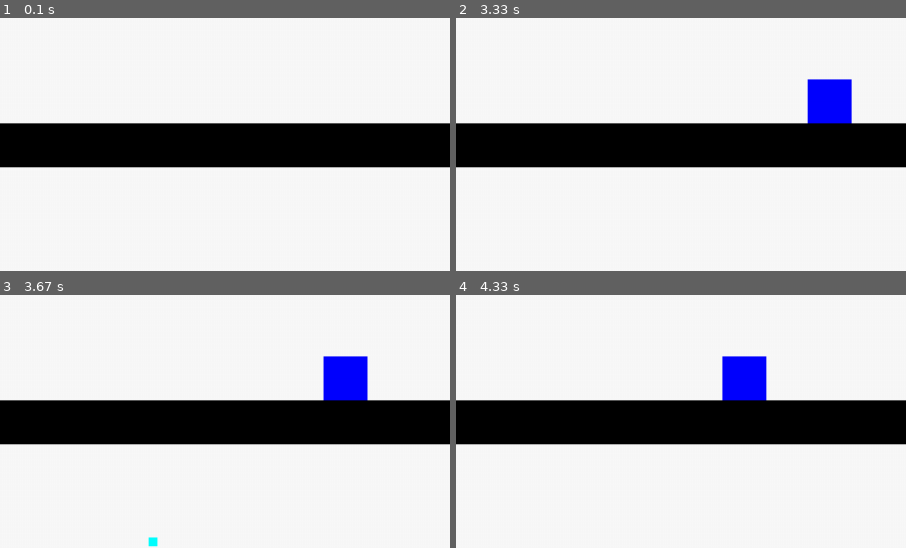
Above: before the commit, frames 1-4 (two rows, left to right).
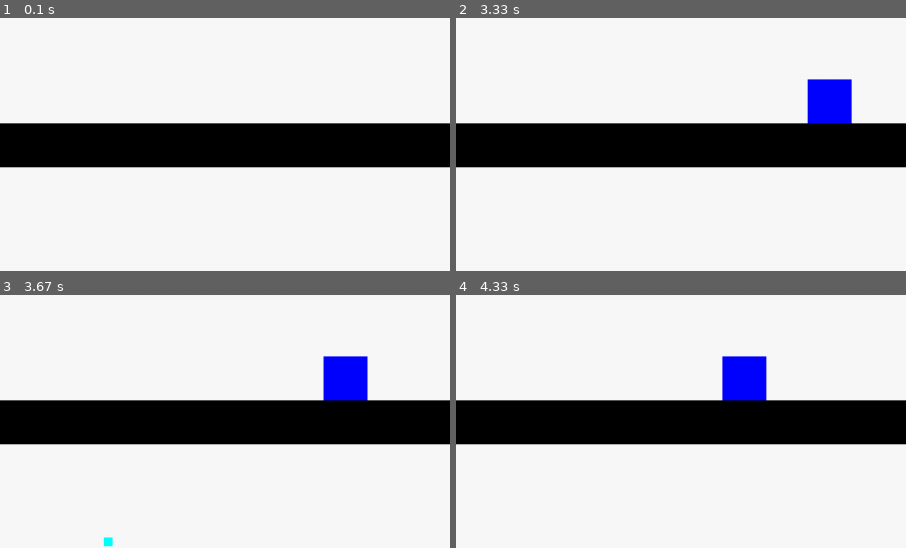
Above: after the commit, the same moments.

Repository: icanwalkonwater/sb-gamejam-pygame
Game: pygame game, started from src/main.py
Same seed, same stepped clock (60 frames per second), same inputs: the game is played once before the commit and once after it.
Inputs:
- Up to frame 1 (0.1 s): no input
- Up to frame 2 (3.33 s): tap & at 0.33, 2.13, 3.1 s; tap D at 0.67 s
- Up to frame 3 (3.67 s): tap & at 3.4 s
- Up to frame 4 (4.33 s): no input
The pictures show only the part of the screen within x 27-77%, y 50-100%; the shares and areas given below are measured in that part.

Frames 1-2 are identical in both runs. In frame 3, 0.2% of the frame differs, in the area x 22-36%, y 95-100%; in frame 4, nothing differs.

Commit message:
Fixed enemy attack, fixed typo, reorganized constants

Diff:
--- a/src/ability.py
+++ b/src/ability.py
@@ -4,7 +4,8 @@
 from pygame import Vector2
 
 from constants import PLAYER_ABILITY_BASE_LEVEL, PLAYER_ABILITY_BASE_COOLDOWN, PLAYER_ABILITY_GUST_BASE_STRENGTH, \
-    PLAYER_ABILITY_GUST_BASE_KNOCKBACK_STRENGTH, PLAYER_ABILITY_SLAM_BASE_STRENGTH, PLAYER_ABILITY_TORNADO_JUMP_COOLDOWN, \
+    PLAYER_ABILITY_GUST_BASE_KNOCKBACK_STRENGTH, PLAYER_ABILITY_SLAM_BASE_STRENGTH, \
+    PLAYER_ABILITY_TORNADO_JUMP_COOLDOWN, \
     PLAYER_ABILITY_TORNADO_JUMP_STRENGTH, PLAYER_ABILITY_SLAM_BASE_AREA, PLAYER_ABILITY_SLAM_HEIGHT
 from game_object import GameObject
 from projectile import GustProjectile, SlamProjectile
@@ -33,7 +34,7 @@
 
 class GustAbility(Ability):
 
-    def __init__(self, level: int, cooldown: float = None):
+    def __init__(self, level: int = PLAYER_ABILITY_BASE_LEVEL, cooldown: float = PLAYER_ABILITY_BASE_COOLDOWN):
         Ability.__init__(self, level, cooldown)
 
     def _gust_strength_calc(self) -> Vector2:
--- a/src/constants.py
+++ b/src/constants.py
@@ -50,15 +50,15 @@
 """
 ENEMY_HTH_ATTACK_VELOCITY_X_MAX = 10_000
 """Distance to the player at which the enemy will start to retreat to avoid glitching in a wall."""
-ENEMY_HTH_RETREAT_DISTANCE_SQR = 110 ** 2
+ENEMY_HTH_RETREAT_DISTANCE_SQR = 50 ** 2
 """Force to apply when the enemy need to retreat."""
 ENEMY_HTH_RETREAT_FORCE = -2000
 
+PLAYER_ABILITY_BASE_LEVEL = 1
+PLAYER_ABILITY_BASE_COOLDOWN = .2
+
 PLAYER_ABILITY_TORNADO_JUMP_COOLDOWN = .2
 PLAYER_ABILITY_TORNADO_JUMP_STRENGTH = -6000
-
-PLAYER_ABILITY_BASE_LEVEL = 1
-PLAYER_ABILITY_BASE_COOLDOWN = 100
 
 PLAYER_ABILITY_GUST_BASE_STRENGTH = 20000
 PLAYER_ABILITY_GUST_BASE_KNOCKBACK_STRENGTH = -2000
--- a/src/hostiles/hth_enemy.py
+++ b/src/hostiles/hth_enemy.py
@@ -16,18 +16,18 @@
 
     def attack(self, delta_time: float, distance_sqr: float) -> bool:
         if self.is_on_ground and abs(self.velocity.x) < ENEMY_HTH_ATTACK_VELOCITY_X_MAX:
-            direction: Vector2 = self._target.transform - self.transform
+            direction: Vector2 = self._target.center - self.center
 
-            if distance_sqr == 0:
-                # Ignore if the enemy is right of top of us
-                pass
-            elif self.transform.distance_squared_to(self._target.transform) > ENEMY_HTH_RETREAT_DISTANCE_SQR:
+            if self.center.distance_squared_to(self._target.center) > ENEMY_HTH_RETREAT_DISTANCE_SQR:
                 direction.normalize_ip()
                 direction.y -= max(ENEMY_HTH_ATTACK_MIN_JUMP, direction.y)
                 direction *= 3000
                 self.apply_force(direction)
             else:
-                direction.normalize_ip()
+                if direction == Vector2(0, 0):
+                    direction = Vector2(1, 0)
+                else:
+                    direction.normalize_ip()
                 direction *= ENEMY_HTH_RETREAT_FORCE
                 self.apply_force(direction)
 
--- a/src/player.py
+++ b/src/player.py
@@ -1,12 +1,11 @@
 from pygame import Vector2, Surface
 
-from constants import PLAYER_JUMP_FORCE, ImpactSide, PLAYER_DAMAGE_REPULSION_FACTOR
+from ability import TornadoJumpAbility, GustAbility, SlamAbility
+from constants import ImpactSide, PLAYER_DAMAGE_REPULSION_FACTOR, PLAYER_ABILITY_BASE_LEVEL
 from game_object import GameObject
 from hostiles.enemy import Enemy
 from keyboard_input import InputController
 from physics import RigidPhysicsAwareGameObject
-
-from ability import TornadoJumpAbility, GustAbility, SlamAbility
 
 
 class Player(RigidPhysicsAwareGameObject):
@@ -14,22 +13,21 @@
     def __init__(self, surface: Surface, weight: float, collides_with: [GameObject] = None):
         RigidPhysicsAwareGameObject.__init__(self, surface, weight, collides_with)
         self._ability_tornado_jump = TornadoJumpAbility(1)
-        self._ability_gust = GustAbility(1, 1)
+        self._ability_gust = GustAbility()
         self._ability_slam = SlamAbility(1, 1)
 
     def update(self, delta_time: float):
         RigidPhysicsAwareGameObject.update(self, delta_time)
 
         motion = InputController.get_motion() * delta_time
+        powers = InputController.get_powers()
 
-        power = InputController.get_powers()
-
-        if power[0]:
+        if powers[0]:
             self._ability_gust.use(self)
-
-        if power[1]:
+        if powers[1]:
             self._ability_slam.use(self)
 
+        # Apply left/right controls
         if motion.x != 0:
             self.apply_force(Vector2(motion.x, 0))
 
@@ -41,7 +39,7 @@
         # Common collision with something normal
         if not isinstance(other, Enemy):
             RigidPhysicsAwareGameObject._on_collide(self, other, direction_of_impact, impact_side)
-        elif direction_of_impact.len:
+        elif direction_of_impact != Vector2(0, 0):
             # Collided with an enemy
             other: Enemy
             direction_of_impact.normalize_ip()
